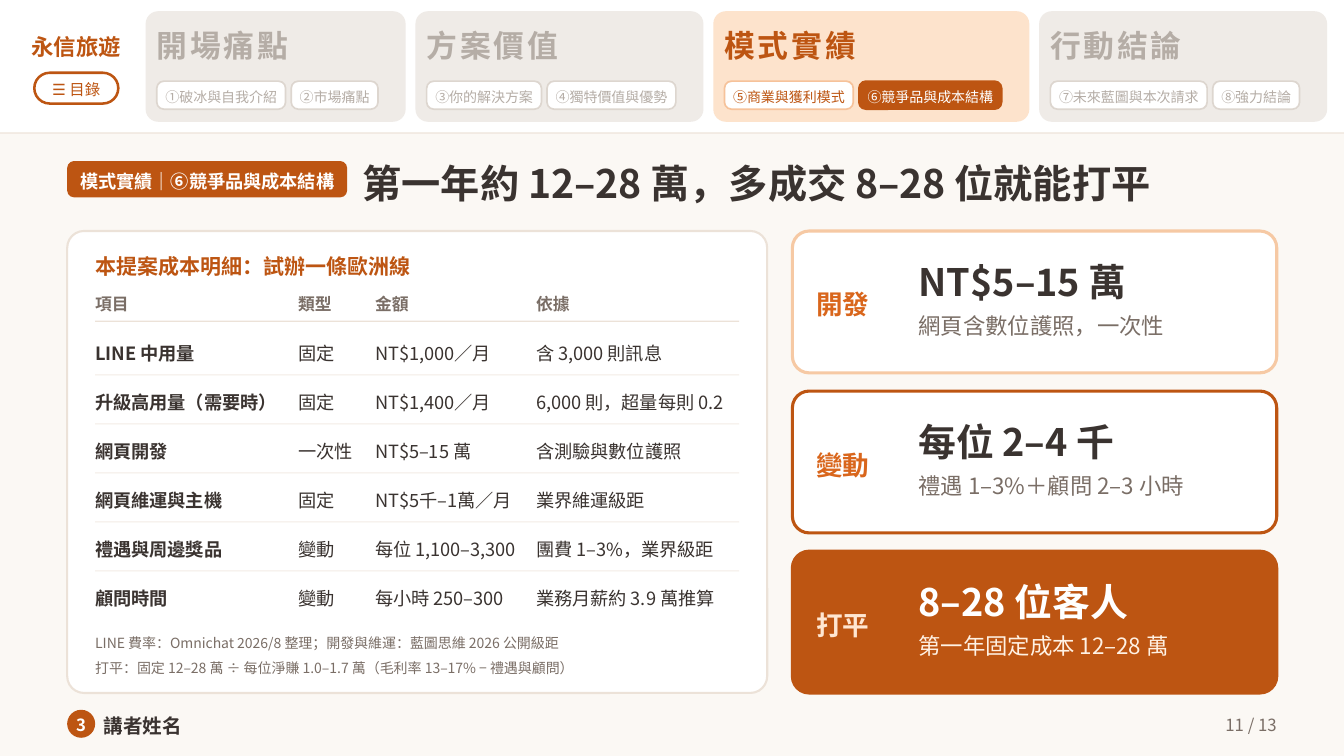
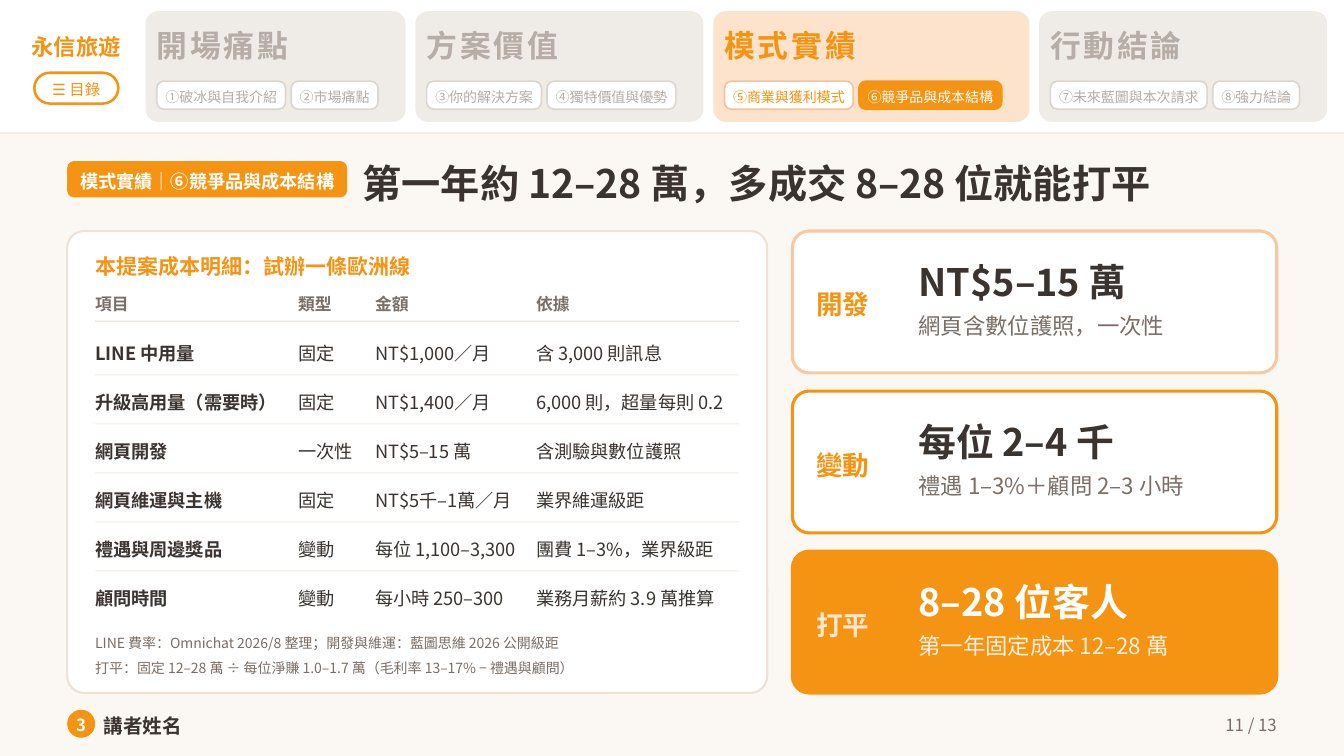
Before and after one commit to KY0126/FJUIEC, a slide deck: slide 11 of proposal/deck/永信旅遊_提案簡報.pptx. Drawn at 1344x756 pixels with LibreOffice and Linux fonts; fonts in the diff are those of the drawing. Boxes give left, top, right and bottom in pixels: in the first picture for what was removed or moved away, otherwise in the second. Text is boxed around its words. In the diff, an @@ line names an element or a change of style, - is before the commit and + after.

```diff
--- a/proposal/deck/永信旅遊_提案簡報.pptx
+++ b/proposal/deck/永信旅遊_提案簡報.pptx
@@ rounded rectangle at [34,73,118,104]: outline #BD5512 1.8 pt to #F59312 1.8 pt @@
@@ rounded rectangle at [859,82,1002,110]: fill #BD5512 to #F59312; outline #BD5512 1.2 pt to #F59312 1.2 pt @@
@@ rounded rectangle at [68,161,348,198]: fill #BD5512 to #F59312 @@
@@ text "開發" at [816,291,869,317]: text colour #D9661C to #F59312 @@
@@ text colour #BD5512 to #F59312 in 5 elements at [32,36,121,57], [69,82,100,97], [724,30,855,60], [733,90,845,103], [95,256,410,276] @@
@@ rounded rectangle at [792,391,1277,533]: outline #BD5512 2.2 pt to #F59312 2.2 pt @@
@@ text "變動" at [816,447,869,482]: text colour #D9661C to #F59312 @@
@@ rounded rectangle at [792,552,1277,694]: fill #BD5512 to #F59312; outline #BD5512 2.2 pt to #F59312 2.2 pt @@
@@ ellipse at [68,710,96,738]: fill #BD5512 to #F59312 @@
```
Also in this commit, not shown: 11 other slides changed, 6 other files.
